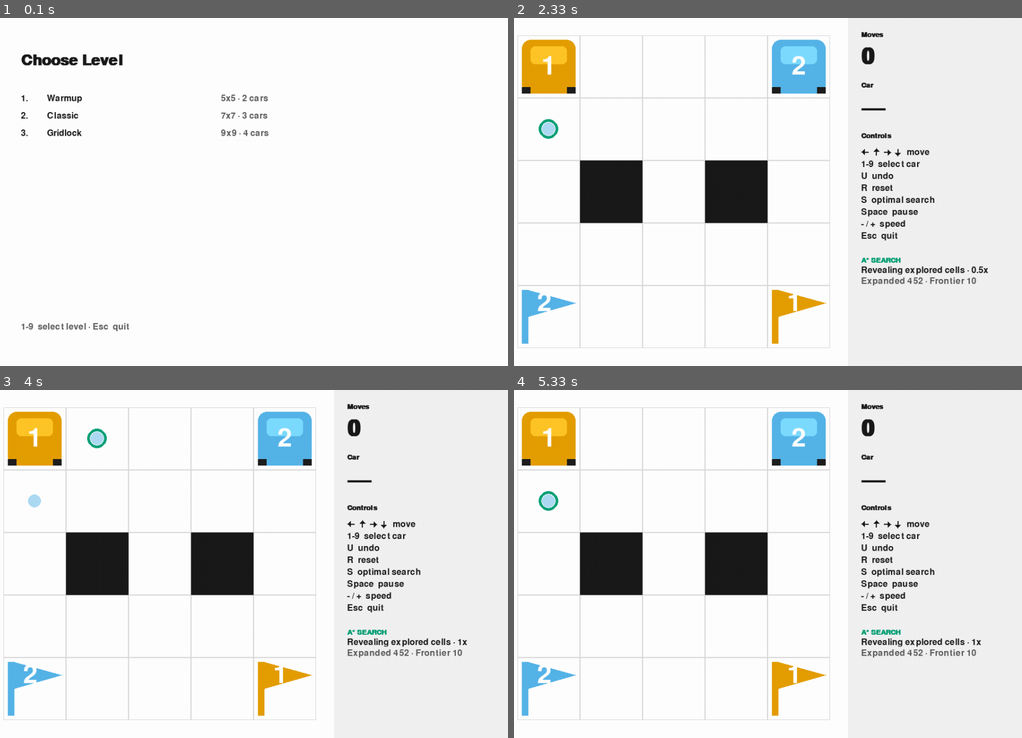
Above: before the commit, frames 1-4 (two rows, left to right).
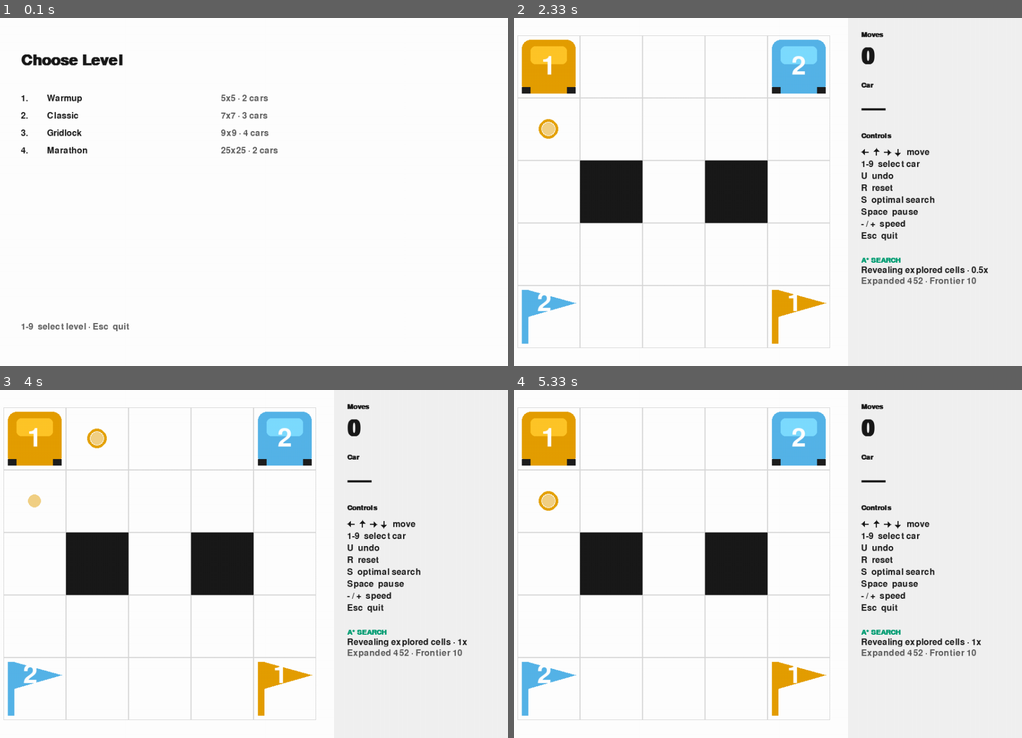
Above: after the commit, the same moments.

Repository: ldicandia/SIA-G3
Game: pygame game, started from TP1/gridworld/__main__.py
Same seed, same stepped clock (60 frames per second), same inputs: the game is played once before the commit and once after it.
Inputs:
- Up to frame 1 (0.1 s): no input
- Up to frame 2 (2.33 s): tap 1 at 0.33 s; tap 2 at 0.67 s; hold Right 1-1.47 s; tap S at 1.5 s; tap Space at 1.83, 2.23 s
- Up to frame 3 (4 s): tap Space at 2.53, 2.73, 3.03, 3.23, 3.53, 3.8 s; tap S at 3.32 s; tap + at 3.88 s
- Up to frame 4 (5.33 s): tap Space at 4.13, 4.43, 4.57, 4.97, 5.27 s; tap S at 4.65 s; tap + at 5.05 s

The runs differ from the first frame. In frame 1, 0.2% of the frame differs, in the area x 4-55%, y 37-39%; in frame 2, 0.2%; in frame 3, 0.3%, in the area x 5-22%, y 11-34%; in frame 4, 0.2%.

Commit message:
Per-car search tracing & replay visualization
Add per-car exploration tracing and route-reveal to search UI and offline replay. Algorithms (bfs, dfs, greedy, astar, iddfs) gain an optional on_expand callback to report expanded GameState(s). UI: add build_solution_paths, track explored cells/focus by car, new TRAIL_REVEAL phase and timing (SEARCH_TRAIL_REVEAL_MS), and render traces in each car's hue. Update render signatures and theme colors. Replay script now records expansions, shows explore → trace → replay phases, and uses traced full routes. Also add new level TP1/levels/04-marathon.json. Backwards-compatible algorithm defaults (on_expand=None).

Diff:
--- a/TP1/gridworld/search/algorithms.py
+++ b/TP1/gridworld/search/algorithms.py
@@ -22,7 +22,9 @@
 from gridworld.search.problem import Problem
 
 
-def bfs(problem: Problem) -> SearchResult:
+def bfs(
+    problem: Problem, on_expand: Callable[[GameState], None] | None = None
+) -> SearchResult:
     """Breadth-first search: uninformed graph search expanding by increasing depth. SRCH-01."""
     start = time.perf_counter()
     root = SearchNode.root(problem.initial)
@@ -48,6 +50,8 @@
         frontier_states.remove(node.state)
         explored.add(node.state)
         expanded += 1
+        if on_expand is not None:
+            on_expand(node.state)
 
         for action in problem.actions(node.state):
             child_state = problem.result(node.state, action)
@@ -87,7 +91,9 @@
     )
 
 
-def dfs(problem: Problem) -> SearchResult:
+def dfs(
+    problem: Problem, on_expand: Callable[[GameState], None] | None = None
+) -> SearchResult:
     """Depth-first search: uninformed graph search expanding depth-first. SRCH-02."""
     start = time.perf_counter()
     root = SearchNode.root(problem.initial)
@@ -115,6 +121,8 @@
 
         explored.add(node.state)
         expanded += 1
+        if on_expand is not None:
+            on_expand(node.state)
 
         for action in problem.actions(node.state):
             child_state = problem.result(node.state, action)
@@ -139,7 +147,11 @@
     )
 
 
-def greedy(problem: Problem, heuristic: Heuristic) -> SearchResult:
+def greedy(
+    problem: Problem,
+    heuristic: Heuristic,
+    on_expand: Callable[[GameState], None] | None = None,
+) -> SearchResult:
     """Greedy best-first search: informed, orders the frontier by heuristic value alone. SRCH-03."""
     start = time.perf_counter()
     root = SearchNode.root(problem.initial)
@@ -169,6 +181,8 @@
 
         explored.add(node.state)
         expanded += 1
+        if on_expand is not None:
+            on_expand(node.state)
 
         for action in problem.actions(node.state):
             child_state = problem.result(node.state, action)
@@ -194,15 +208,25 @@
     )
 
 
-def astar(problem: Problem, heuristic: Heuristic) -> SearchResult:
+def astar(
+    problem: Problem,
+    heuristic: Heuristic,
+    on_expand: Callable[[GameState], None] | None = None,
+) -> SearchResult:
     """A* search: informed, orders the frontier by path cost plus heuristic value. SRCH-04."""
     stepper = AStarStepper(problem, heuristic)
     while stepper.result is None:
-        stepper.advance(1_000)
+        for expansion in stepper.advance(1_000):
+            if on_expand is not None:
+                on_expand(expansion.state)
     return stepper.result
 
 
-def iddfs(problem: Problem, max_depth: int = 1000) -> SearchResult:
+def iddfs(
+    problem: Problem,
+    max_depth: int = 1000,
+    on_expand: Callable[[GameState], None] | None = None,
+) -> SearchResult:
     """Iterative deepening DFS: uninformed, expands depth-first with increasing limits. SRCH-05."""
     start = time.perf_counter()
     total_expanded = 0
@@ -232,6 +256,8 @@
                 continue
 
             total_expanded += 1
+            if on_expand is not None:
+                on_expand(node.state)
 
             for action in problem.actions(node.state):
                 child_state = problem.result(node.state, action)
--- a/TP1/gridworld/ui/app.py
+++ b/TP1/gridworld/ui/app.py
@@ -16,7 +16,7 @@
 
 from gridworld.engine.board import Board, Position
 from gridworld.engine.rules import LegalMove, apply_move, is_solved, is_unwinnable, stranded_cars
-from gridworld.engine.state import Direction
+from gridworld.engine.state import Direction, GameState
 from gridworld.history import MoveHistory
 from gridworld.levelfile import Level, LevelEntry, LevelError, discover_levels, load_level
 from gridworld.search.algorithms import AStarStepper
@@ -31,6 +31,7 @@
     SEARCH_PATH_DELAYS_MS,
     SEARCH_PATH_PAUSE_MS,
     SEARCH_REVEAL_DELAYS_MS,
+    SEARCH_TRAIL_REVEAL_MS,
     WINDOW_SIZE,
     WINDOW_TITLE,
     cell_size,
@@ -52,6 +53,7 @@
     EXPLORING = "exploring"
     DRAINING = "draining"
     PATH_PAUSE = "path_pause"
+    TRAIL_REVEAL = "trail_reveal"
     REPLAYING = "replaying"
     COMPLETE = "complete"
     FAILED = "failed"
@@ -88,10 +90,10 @@
     phase: SearchPhase = SearchPhase.EXPLORING
     paused: bool = False
     speed_index: int = 0
-    pending_cells: deque[Position] = field(default_factory=deque)
-    known_cells: set[Position] = field(default_factory=set)
-    explored_cells: set[Position] = field(default_factory=set)
-    focus_cell: Position | None = None
+    pending_cells: deque[tuple[int, Position]] = field(default_factory=deque)
+    known_cells: dict[int, set[Position]] = field(default_factory=dict)
+    explored_cells: dict[int, set[Position]] = field(default_factory=dict)
+    focus_cell: tuple[int, Position] | None = None
     remaining_path: deque[LegalMove] = field(default_factory=deque)
     solution_paths: dict[int, list[Position]] = field(default_factory=dict)
     next_visual_ms: int = 0
@@ -155,6 +157,27 @@
     search.next_visual_ms = pygame.time.get_ticks()
 
 
+def build_solution_paths(
+    board: Board, base_state: GameState, path: tuple[LegalMove, ...]
+) -> dict[int, list[Position]]:
+    """Replay ``path`` from ``base_state`` and return each car's full route.
+
+    Used to trace the whole route at once -- before any car actually
+    moves -- rather than growing it one step behind the animation.
+    """
+    solution_paths: dict[int, list[Position]] = {}
+    state = base_state
+    for action in path:
+        source = state.position_of(action.car)
+        outcome = apply_move(board, state, action.car, action.direction)
+        car_path = solution_paths.setdefault(action.car, [source])
+        if car_path[-1] != source:
+            car_path.append(source)
+        car_path.append(outcome.state.position_of(action.car))
+        state = outcome.state
+    return solution_paths
+
+
 def _advance_search(session: Session, now_ms: int) -> None:
     """Advance computation and playback without blocking the event loop."""
     search = session.search
@@ -163,10 +186,11 @@
 
     if search.phase is SearchPhase.EXPLORING:
         for expansion in search.stepper.advance(SEARCH_BATCH_SIZE):
-            for position in expansion.state.cars:
-                if position not in search.known_cells:
-                    search.known_cells.add(position)
-                    search.pending_cells.append(position)
+            for car, position in enumerate(expansion.state.cars, start=1):
+                car_known = search.known_cells.setdefault(car, set())
+                if position not in car_known:
+                    car_known.add(position)
+                    search.pending_cells.append((car, position))
 
         result = search.stepper.result
         if result is not None:
@@ -178,9 +202,9 @@
 
     if search.phase in (SearchPhase.EXPLORING, SearchPhase.DRAINING):
         if search.pending_cells and now_ms >= search.next_visual_ms:
-            position = search.pending_cells.popleft()
-            search.explored_cells.add(position)
-            search.focus_cell = position
+            car, position = search.pending_cells.popleft()
+            search.explored_cells.setdefault(car, set()).add(position)
+            search.focus_cell = (car, position)
             search.next_visual_ms = now_ms + SEARCH_REVEAL_DELAYS_MS[search.speed_index]
 
         if search.phase is SearchPhase.DRAINING and not search.pending_cells:
@@ -190,6 +214,13 @@
             search.next_visual_ms = now_ms + SEARCH_PATH_PAUSE_MS
 
     if search.phase is SearchPhase.PATH_PAUSE and now_ms >= search.next_visual_ms:
+        search.solution_paths = build_solution_paths(
+            session.board, search.base_history.current, tuple(search.remaining_path)
+        )
+        search.phase = SearchPhase.TRAIL_REVEAL
+        search.next_visual_ms = now_ms + SEARCH_TRAIL_REVEAL_MS
+
+    if search.phase is SearchPhase.TRAIL_REVEAL and now_ms >= search.next_visual_ms:
         search.phase = SearchPhase.REPLAYING
         search.next_visual_ms = now_ms
 
@@ -201,7 +232,6 @@
             return
 
         action = search.remaining_path.popleft()
-        source = session.history.current.position_of(action.car)
         outcome = apply_move(
             session.board,
             session.history.current,
@@ -213,10 +243,6 @@
             session.selected = None
             return
 
-        path = search.solution_paths.setdefault(action.car, [source])
-        if path[-1] != source:
-            path.append(source)
-        path.append(outcome.state.position_of(action.car))
         session.history = session.history.push(outcome.state)
         session.selected = None if outcome.state.is_parked(action.car) else action.car
         search.next_visual_ms = now_ms + SEARCH_PATH_DELAYS_MS[search.speed_index]
@@ -235,6 +261,7 @@
             SearchPhase.EXPLORING: "Exploring",
             SearchPhase.DRAINING: "Revealing explored cells",
             SearchPhase.PATH_PAUSE: "Optimal path found",
+            SearchPhase.TRAIL_REVEAL: "Tracing optimal route",
             SearchPhase.REPLAYING: "Replaying optimal path",
             SearchPhase.COMPLETE: "Optimal solution complete",
             SearchPhase.FAILED: "No solution found",
@@ -444,7 +471,9 @@
                 unwinnable=session.unwinnable,
                 stranded=session.stranded,
                 explored_cells=(
-                    frozenset(search.explored_cells) if search is not None else frozenset()
+                    {car: frozenset(cells) for car, cells in search.explored_cells.items()}
+                    if search is not None
+                    else None
                 ),
                 solution_paths=(
                     {car: tuple(path) for car, path in search.solution_paths.items()}
--- a/TP1/gridworld/ui/render.py
+++ b/TP1/gridworld/ui/render.py
@@ -26,9 +26,7 @@
     COLOR_HUD_BG,
     COLOR_OBSTACLE,
     COLOR_SCRIM,
-    COLOR_SEARCH_EXPLORED,
     COLOR_SEARCH_FOCUS,
-    COLOR_SEARCH_PATH,
     COLOR_TEXT,
     COLOR_TEXT_MUTED,
     FLASH_ALPHA,
@@ -164,9 +162,9 @@
     state: GameState,
     selected: int | None,
     sprites: SpriteSet,
-    explored_cells: frozenset[tuple[int, int]] = frozenset(),
+    explored_cells: Mapping[int, frozenset[tuple[int, int]]] | None = None,
     solution_paths: Mapping[int, tuple[tuple[int, int], ...]] | None = None,
-    focus_cell: tuple[int, int] | None = None,
+    focus_cell: tuple[int, tuple[int, int]] | None = None,
 ) -> None:
     """Render every cell of ``board`` exactly once, in State Treatment order.
 
@@ -198,7 +196,7 @@
     draw_search_trace(
         surface,
         board,
-        explored_cells,
+        explored_cells or {},
         solution_paths or {},
         focus_cell,
         cell,
@@ -233,50 +231,59 @@
 def draw_search_trace(
     surface: pygame.Surface,
     board: Board,
-    explored_cells: frozenset[tuple[int, int]],
+    explored_cells: Mapping[int, frozenset[tuple[int, int]]],
     solution_paths: Mapping[int, tuple[tuple[int, int], ...]],
-    focus_cell: tuple[int, int] | None,
+    focus_cell: tuple[int, tuple[int, int]] | None,
     cell: int,
     origin: tuple[int, int],
 ) -> None:
-    """Draw accumulated exploration dots and the final path beneath entities."""
+    """Draw accumulated exploration dots and the final path beneath entities.
+
+    Both are keyed by car number and drawn in that car's own hue, so each
+    car's exploration and route stay visually distinct instead of blending
+    into a single undifferentiated trace.
+    """
     origin_x, origin_y = origin
     trace = pygame.Surface((BOARD_SIZE, BOARD_SIZE), pygame.SRCALPHA)
     dot_radius = max(3, cell // 9)
 
-    for row, col in explored_cells:
-        center = (origin_x + col * cell + cell // 2, origin_y + row * cell + cell // 2)
-        pygame.draw.circle(
-            trace,
-            (*COLOR_SEARCH_EXPLORED, SEARCH_EXPLORED_ALPHA),
-            center,
-            dot_radius,
-        )
+    for car, positions in explored_cells.items():
+        hue = car_hue(car)
+        for row, col in positions:
+            center = (origin_x + col * cell + cell // 2, origin_y + row * cell + cell // 2)
+            pygame.draw.circle(
+                trace,
+                (*hue, SEARCH_EXPLORED_ALPHA),
+                center,
+                dot_radius,
+            )
 
     path_width = max(3, cell // 7)
-    for positions in solution_paths.values():
+    for car, positions in solution_paths.items():
         if not positions:
             continue
+        hue = car_hue(car)
         centers: list[tuple[int, int]] = []
         for row, col in positions:
             rect = pygame.Rect(origin_x + col * cell, origin_y + row * cell, cell, cell)
-            pygame.draw.rect(trace, (*COLOR_SEARCH_PATH, SEARCH_PATH_ALPHA), rect)
+            pygame.draw.rect(trace, (*hue, SEARCH_PATH_ALPHA), rect)
             centers.append(rect.center)
         if len(centers) > 1:
             pygame.draw.lines(
                 trace,
-                (*COLOR_SEARCH_PATH, 235),
+                (*hue, 235),
                 False,
                 centers,
                 width=path_width,
             )
 
     if focus_cell is not None:
-        row, col = focus_cell
+        car, (row, col) = focus_cell
+        hue = car_hue(car)
         center = (origin_x + col * cell + cell // 2, origin_y + row * cell + cell // 2)
         pygame.draw.circle(
             trace,
-            (*COLOR_SEARCH_FOCUS, 245),
+            (*hue, 245),
             center,
             dot_radius + max(2, cell // 18),
             width=max(2, cell // 20),
@@ -454,9 +461,9 @@
     flash_rect: pygame.Rect | None = None,
     unwinnable: bool = False,
     stranded: tuple[int, ...] = (),
-    explored_cells: frozenset[tuple[int, int]] = frozenset(),
+    explored_cells: Mapping[int, frozenset[tuple[int, int]]] | None = None,
     solution_paths: Mapping[int, tuple[tuple[int, int], ...]] | None = None,
-    focus_cell: tuple[int, int] | None = None,
+    focus_cell: tuple[int, tuple[int, int]] | None = None,
     search: SearchHud | None = None,
     show_win_overlay: bool = True,
 ) -> None:
--- a/TP1/gridworld/ui/theme.py
+++ b/TP1/gridworld/ui/theme.py
@@ -58,9 +58,7 @@
 COLOR_TEXT_MUTED = _rgb("5C5C5C")
 COLOR_DESTRUCTIVE = _rgb("D55E00")
 COLOR_SCRIM = _rgb("1A1A1A")
-COLOR_SEARCH_EXPLORED = _rgb("56B4E9")
 COLOR_SEARCH_FOCUS = _rgb("009E73")
-COLOR_SEARCH_PATH = _rgb("F0E442")
 
 SCRIM_ALPHA = round(255 * 0.60)
 PARKED_FILL_ALPHA = round(255 * 0.25)
@@ -79,6 +77,8 @@
 SEARCH_REVEAL_DELAYS_MS: tuple[int, ...] = (180, 105, 55)
 SEARCH_PATH_DELAYS_MS: tuple[int, ...] = (600, 360, 190)
 SEARCH_PATH_PAUSE_MS = 700
+SEARCH_TRAIL_REVEAL_MS = 650
+"""Pause after the full route is traced, before cars start moving along it."""
 
 HUD_WARNING_BLOCK_HEIGHT = 64
 """Vertical space reserved for the Phase 3 unwinnable warning block, so
--- /dev/null
+++ b/TP1/levels/04-marathon.json
@@ -0,0 +1,443 @@
+{
+  "name": "Marathon",
+  "rows": 25,
+  "cols": 25,
+  "obstacles": [
+    [
+      4,
+      0
+    ],
+    [
+      4,
+      1
+    ],
+    [
+      4,
+      2
+    ],
+    [
+      4,
+      3
+    ],
+    [
+      4,
+      7
+    ],
+    [
+      4,
+      8
+    ],
+    [
+      4,
+      9
+    ],
+    [
+      4,
+      10
+    ],
+    [
+      4,
+      11
+    ],
+    [
+      4,
+      12
+    ],
+    [
+      4,
+      13
+    ],
+    [
+      4,
+      14
+    ],
+    [
+      4,
+      15
+    ],
+    [
+      4,
+      16
+    ],
+    [
+      4,
+      17
+    ],
+    [
+      4,
+      18
+    ],
+    [
+      4,
+      19
+    ],
+    [
+      4,
+      20
+    ],
+    [
+      4,
+      21
+    ],
+    [
+      4,
+      22
+    ],
+    [
+      8,
+      3
+    ],
+    [
+      8,
+      4
+    ],
+    [
+      8,
+      5
+    ],
+    [
+      8,
+      6
+    ],
+    [
+      8,
+      7
+    ],
+    [
+      8,
+      8
+    ],
+    [
+      8,
+      9
+    ],
+    [
+      8,
+      10
+    ],
+    [
+      8,
+      11
+    ],
+    [
+      8,
+      12
+    ],
+    [
+      8,
+      13
+    ],
+    [
+      8,
+      14
+    ],
+    [
+      8,
+      18
+    ],
+    [
+      8,
+      19
+    ],
+    [
+      8,
+      20
+    ],
+    [
+      8,
+      21
+    ],
+    [
+      8,
+      22
+    ],
+    [
+      8,
+      23
+    ],
+    [
+      8,
+      24
+    ],
+    [
+      12,
+      0
+    ],
+    [
+      12,
+      1
+    ],
+    [
+      12,
+      2
+    ],
+    [
+      12,
+      3
+    ],
+    [
+      12,
+      4
+    ],
+    [
+      12,
+      5
+    ],
+    [
+      12,
+      6
+    ],
+    [
+      12,
+      7
+    ],
+    [
+      12,
+      8
+    ],
+    [
+      12,
+      10
+    ],
+    [
+      12,
+      11
+    ],
+    [
+      12,
+      12
+    ],
+    [
+      12,
+      13
+    ],
+    [
+      12,
+      14
+    ],
+    [
+      12,
+      15
+    ],
+    [
+      12,
+      16
+    ],
+    [
+      12,
+      17
+    ],
+    [
+      12,
+      21
+    ],
+    [
+      12,
+      22
+    ],
+    [
+      12,
+      23
+    ],
+    [
+      12,
+      24
+    ],
+    [
+      16,
+      0
+    ],
+    [
+      16,
+      4
+    ],
+    [
+      16,
+      5
+    ],
+    [
+      16,
+      6
+    ],
+    [
+      16,
+      7
+    ],
+    [
+      16,
+      8
+    ],
+    [
+      16,
+      9
+    ],
+    [
+      16,
+      10
+    ],
+    [
+      16,
+      11
+    ],
+    [
+      16,
+      12
+    ],
+    [
+      16,
+      13
+    ],
+    [
+      16,
+      14
+    ],
+    [
+      16,
+      16
+    ],
+    [
+      16,
+      17
+    ],
+    [
+      16,
+      18
+    ],
+    [
+      16,
+      19
+    ],
+    [
+      16,
+      20
+    ],
+    [
+      16,
+      21
+    ],
+    [
+      16,
+      22
+    ],
+    [
+      16,
+      23
+    ],
+    [
+      16,
+      24
+    ],
+    [
+      20,
+      0
+    ],
+    [
+      20,
+      1
+    ],
+    [
+      20,
+      2
+    ],
+    [
+      20,
+      3
+    ],
+    [
+      20,
+      7
+    ],
+    [
+      20,
+      8
+    ],
+    [
+      20,
+      9
+    ],
+    [
+      20,
+      10
+    ],
+    [
+      20,
+      11
+    ],
+    [
+      20,
+      12
+    ],
+    [
+      20,
+      13
+    ],
+    [
+      20,
+      14
+    ],
+    [
+      20,
+      15
+    ],
+    [
+      20,
+      16
+    ],
+    [
+      20,
+      17
+    ],
+    [
+      20,
+      18
+    ],
+    [
+      20,
+      19
+    ],
+    [
+      20,
+      20
+    ],
+    [
+      20,
+      21
+    ],
+    [
+      20,
+      22
+    ]
+  ],
+  "cars": [
+    {
+      "number": 1,
+      "at": [
+        0,
+        5
+      ]
+    },
+    {
+      "number": 2,
+      "at": [
+        0,
+        19
+      ]
+    }
+  ],
+  "flags": [
+    {
+      "number": 1,
+      "at": [
+        24,
+        5
+      ]
+    },
+    {
+      "number": 2,
+      "at": [
+        24,
+        19
+      ]
+    }
+  ]
+}
--- a/TP1/scripts/replay_search.py
+++ b/TP1/scripts/replay_search.py
@@ -13,6 +13,8 @@
 from __future__ import annotations
 
 import argparse
+from collections import deque
+from enum import Enum
 from pathlib import Path
 import sys
 
@@ -23,15 +25,33 @@
 
 import pygame
 
+from gridworld.engine.board import Position
 from gridworld.engine.rules import apply_move
+from gridworld.engine.state import GameState
 from gridworld.history import MoveHistory
 from gridworld.levelfile import DEFAULT_LEVEL_PATH, LevelError, load_level
 from gridworld.search.algorithms import ALGORITHMS
 from gridworld.search.heuristics import HEURISTICS
 from gridworld.search.problem import Problem
+from gridworld.ui.app import build_solution_paths
 from gridworld.ui.render import build_fonts, draw_frame
 from gridworld.ui.sprites import build_sprites
-from gridworld.ui.theme import WINDOW_SIZE, WINDOW_TITLE, cell_size
+from gridworld.ui.theme import (
+    SEARCH_REVEAL_DELAYS_MS,
+    SEARCH_TRAIL_REVEAL_MS,
+    WINDOW_SIZE,
+    WINDOW_TITLE,
+    cell_size,
+)
+
+
+class ReplayPhase(Enum):
+    """Visible phases of the offline replay: explore, trace, then move."""
+
+    EXPLORING = "exploring"
+    TRAIL_PAUSE = "trail_pause"
+    REPLAYING = "replaying"
+    DONE = "done"
 
 
 def main() -> int:
@@ -80,14 +100,26 @@
     problem = Problem(board=level.board, initial=level.state)
     algo_fn = ALGORITHMS[args.algo]
 
+    # Every state the algorithm expands is recorded here, per car, in the
+    # order it was expanded -- the reveal animation just replays this list.
+    expansion_order: list[tuple[int, Position]] = []
+    known_cells: dict[int, set[Position]] = {}
+
+    def _record_expansion(state: GameState) -> None:
+        for car, position in enumerate(state.cars, start=1):
+            car_known = known_cells.setdefault(car, set())
+            if position not in car_known:
+                car_known.add(position)
+                expansion_order.append((car, position))
+
     print("=" * 60)
     print(f"Running {args.algo.upper()} on level '{level.name}' ({level_path})...")
     if args.algo in ("greedy", "astar"):
         print(f"Heuristic: {args.heuristic}")
         heuristic_fn = HEURISTICS[args.heuristic]
-        result = algo_fn(problem, heuristic_fn)
+        result = algo_fn(problem, heuristic_fn, on_expand=_record_expansion)
     else:
-        result = algo_fn(problem)
+        result = algo_fn(problem, on_expand=_record_expansion)
 
     print("=" * 60)
     print("SEARCH RESULTS:")
@@ -103,16 +135,23 @@
         sys.stderr.write(f"Algorithm {args.algo} did not find a solution for {level_path}.\n")
         return 1
 
+    full_solution_paths = build_solution_paths(level.board, level.state, result.path)
+
     print("Starting visual replay window...")
     print("Controls in replay:")
     print("  • Space: Pause / Resume replay")
     print("  • Esc: Close window")
 
     history = MoveHistory.start(level.state)
-    remaining = list(result.path)
+    remaining_path = deque(result.path)
+    pending_cells = deque(expansion_order)
+    explored_cells: dict[int, set[Position]] = {}
+    solution_paths: dict[int, tuple[Position, ...]] = {}
+    focus_cell: tuple[int, Position] | None = None
     selected: int | None = None
     announced_solved = False
     paused = False
+    phase = ReplayPhase.EXPLORING if pending_cells else ReplayPhase.TRAIL_PAUSE
 
     pygame.init()
     pygame.display.set_caption(f"{WINDOW_TITLE} — {args.algo.upper()} Replay ({level.name})")
@@ -121,7 +160,7 @@
     fonts = build_fonts()
     sprites = build_sprites(level.board, cell_size(level.board.cols, level.board.rows))
 
-    next_step_ms = pygame.time.get_ticks() + args.delay
+    next_visual_ms = pygame.time.get_ticks()
     running = True
 
     while running:
@@ -133,17 +172,39 @@
                     running = False
                 elif event.key == pygame.K_SPACE:
                     paused = not paused
+                    next_visual_ms = pygame.time.get_ticks()
 
         now = pygame.time.get_ticks()
-        if not paused and remaining and now >= next_step_ms:
-            action = remaining.pop(0)
-            outcome = apply_move(level.board, history.current, action.car, action.direction)
-            assert outcome.accepted, (action.car, action.direction, outcome.rejection)
-            history = history.push(outcome.state)
-            selected = None if outcome.state.is_parked(action.car) else action.car
-            next_step_ms = now + args.delay
-
-        if not remaining and not announced_solved:
+
+        if not paused and phase is ReplayPhase.EXPLORING and now >= next_visual_ms:
+            car, position = pending_cells.popleft()
+            explored_cells.setdefault(car, set()).add(position)
+            focus_cell = (car, position)
+            next_visual_ms = now + SEARCH_REVEAL_DELAYS_MS[1]
+            if not pending_cells:
+                focus_cell = None
+                phase = ReplayPhase.TRAIL_PAUSE
+                next_visual_ms = now + SEARCH_TRAIL_REVEAL_MS
+
+        if not paused and phase is ReplayPhase.TRAIL_PAUSE and now >= next_visual_ms:
+            solution_paths = {car: tuple(path) for car, path in full_solution_paths.items()}
+            phase = ReplayPhase.REPLAYING
+            next_visual_ms = now
+
+        if not paused and phase is ReplayPhase.REPLAYING and now >= next_visual_ms:
+            if not remaining_path:
+                phase = ReplayPhase.DONE
+            else:
+                action = remaining_path.popleft()
+                outcome = apply_move(level.board, history.current, action.car, action.direction)
+                assert outcome.accepted, (action.car, action.direction, outcome.rejection)
+                history = history.push(outcome.state)
+                selected = None if outcome.state.is_parked(action.car) else action.car
+                next_visual_ms = now + args.delay
+                if not remaining_path:
+                    phase = ReplayPhase.DONE
+
+        if phase is ReplayPhase.DONE and not announced_solved:
             print("Level solved! Press Esc to exit.")
             announced_solved = True
 
@@ -155,6 +216,9 @@
             selected,
             history.depth,
             sprites,
+            explored_cells={car: frozenset(cells) for car, cells in explored_cells.items()},
+            solution_paths=solution_paths,
+            focus_cell=focus_cell,
         )
         pygame.display.flip()
         clock.tick(60)
